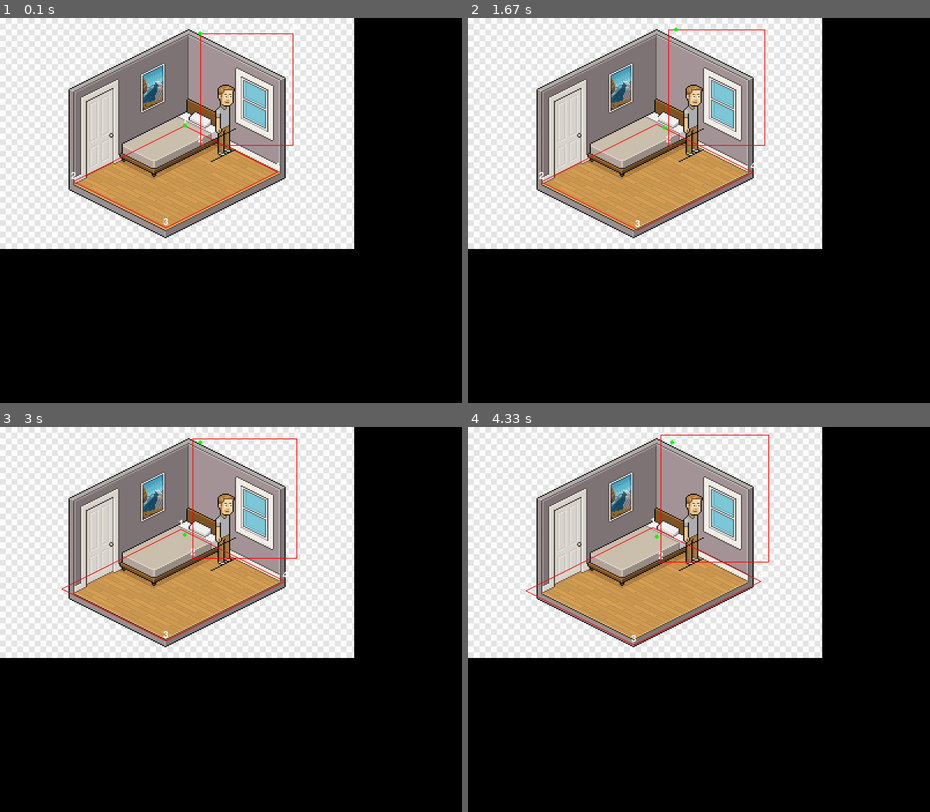
Above: before the commit, frames 1-4 (two rows, left to right).
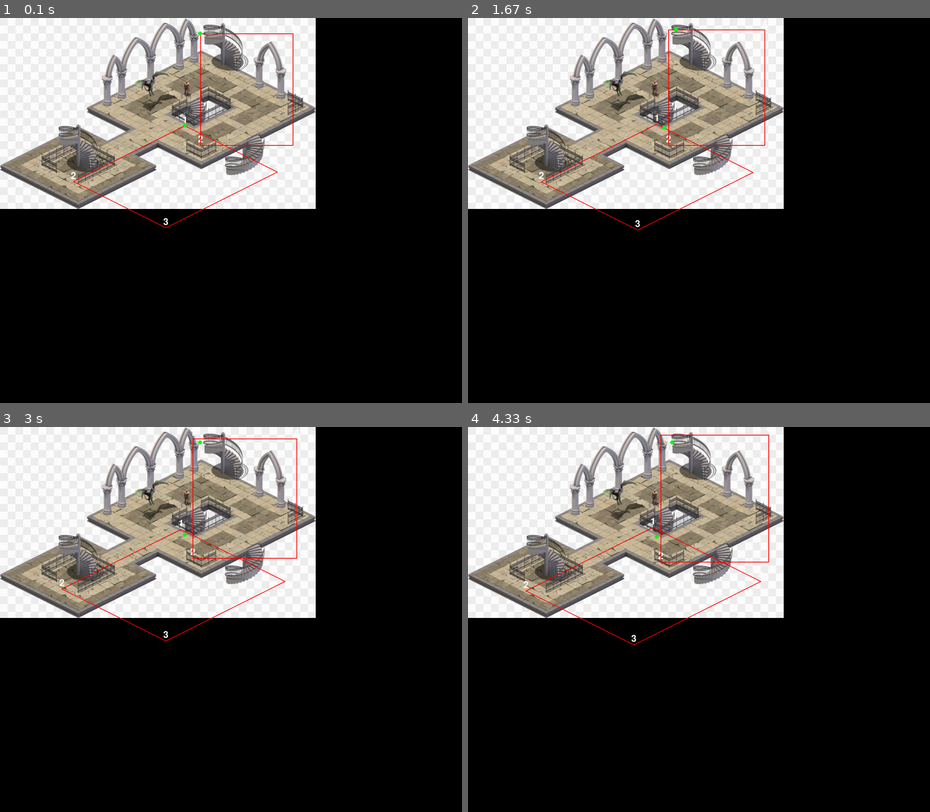
Above: after the commit, the same moments.

Repository: moises-dias/pygame-learning
Game: pygame game, started from generate_square_from_isometric.py
Same seed, same stepped clock (60 frames per second), same inputs: the game is played once before the commit and once after it.
Inputs:
- Up to frame 1 (0.1 s): no input
- Up to frame 2 (1.67 s): hold Right 0.33-0.8 s; hold Up 0.83-1.13 s; hold W 0.83-1.13 s; hold Right 1.17-1.63 s; hold D 1.17-1.63 s
- Up to frame 3 (3 s): hold Left 1.67-2.2 s; hold A 1.67-2.2 s; hold Down 2.23-2.53 s; hold S 2.23-2.53 s; hold Left 2.57-2.97 s; hold A 2.57-2.97 s
- Up to frame 4 (4.33 s): hold Up 3-3.37 s; hold W 3-3.37 s; hold Right 3.4-4.03 s; hold D 3.4-4.03 s; hold Down from 4.07 s (still down); hold S from 4.07 s (still down)

The runs differ from the first frame. In frame 1, 32% of the frame differs, in the area x 0-77%, y 0-60%; in frame 2, 32%; in frame 3, 32%; in frame 4, 32%.

Commit message:
using a more complex map to test colisions

Diff:
--- /dev/null
+++ b/assets/_isometric.txt
@@ -0,0 +1,27 @@
+squares
+[(530, 180), (530, 380), (580, 380), (580, 180)]
+[(390, 180), (390, 380), (430, 380), (430, 180)]
+[(430, 330), (430, 380), (530, 380), (530, 330)]
+[(430, 180), (430, 230), (530, 230), (530, 180)]
+[(460, 110), (460, 180), (520, 180), (520, 110)]
+[(350, 30), (350, 110), (630, 110), (630, 30)]
+[(350, -170), (350, 30), (460, 30), (460, -170)]
+[(530, -170), (530, 30), (630, 30), (630, -170)]
+[(460, -170), (460, -80), (530, -80), (530, -170)]
+
+isometrics
+[(350, 355), (150, 455), (200, 480), (400, 380)]
+[(210, 285), (10, 385), (50, 405), (250, 305)]
+[(100, 380), (50, 405), (150, 455), (200, 430)]
+[(250, 305), (200, 330), (300, 380), (350, 355)]
+[(350, 285), (280, 320), (340, 350), (410, 315)]
+[(320, 190), (240, 230), (520, 370), (600, 330)]
+[(520, 90), (320, 190), (430, 245), (630, 145)]
+[(700, 180), (500, 280), (600, 330), (800, 230)]
+[(630, 145), (540, 190), (610, 225), (700, 180)]
+
+square_point
+(560, 290)
+
+isometric_point
+(270, 425)
--- /dev/null
+++ b/assets/isometric.txt
@@ -0,0 +1,27 @@
+squares
+[(530, 180), (530, 380), (580, 380), (580, 180)]
+[(390, 180), (390, 380), (430, 380), (430, 180)]
+[(430, 330), (430, 380), (530, 380), (530, 330)]
+[(430, 180), (430, 230), (530, 230), (530, 180)]
+[(460, 110), (460, 180), (520, 180), (520, 110)]
+[(350, 30), (350, 110), (630, 110), (630, 30)]
+[(350, -170), (350, 30), (460, 30), (460, -170)]
+[(530, -170), (530, 30), (630, 30), (630, -170)]
+[(460, -170), (460, -80), (530, -80), (530, -170)]
+
+isometrics
+[(350, 355), (150, 455), (200, 480), (400, 380)]
+[(210, 285), (10, 385), (50, 405), (250, 305)]
+[(100, 380), (50, 405), (150, 455), (200, 430)]
+[(250, 305), (200, 330), (300, 380), (350, 355)]
+[(350, 285), (280, 320), (340, 350), (410, 315)]
+[(320, 190), (240, 230), (520, 370), (600, 330)]
+[(520, 90), (320, 190), (430, 245), (630, 145)]
+[(700, 180), (500, 280), (600, 330), (800, 230)]
+[(630, 145), (540, 190), (610, 225), (700, 180)]
+
+square_point
+(560, 290)
+
+isometric_point
+(270, 425)
--- a/generate_square_from_isometric.py
+++ b/generate_square_from_isometric.py
@@ -10,8 +10,8 @@
 screen = pygame.display.set_mode((SCREEN_WIDTH, SCREEN_HEIGHT))
 clock = pygame.time.Clock()
 font = pygame.font.Font(None, 36)
-img_name = "simple_isometric"
-img_extension = "png"
+img_name = "isometric"
+img_extension = "jpg"
 image = pygame.image.load(f"assets/{img_name}.{img_extension}")
 image_rect = image.get_rect()
 
--- a/movement_refactor.py
+++ b/movement_refactor.py
@@ -7,17 +7,31 @@
 SCREEN_HEIGHT = 800
 
 squares_1 = [
-    [(520, 40), (520, 330), (760, 330), (760, 40)],
-    [(760, 40), (760, 170), (880, 170), (880, 40)]
+[(530, 180), (530, 380), (580, 380), (580, 180)],
+[(390, 180), (390, 380), (430, 380), (430, 180)],
+[(430, 330), (430, 380), (530, 380), (530, 330)],
+[(430, 180), (430, 230), (530, 230), (530, 180)],
+[(460, 110), (460, 180), (520, 180), (520, 110)],
+[(350, 30), (350, 110), (630, 110), (630, 30)],
+[(350, -170), (350, 30), (460, 30), (460, -170)],
+[(530, -170), (530, 30), (630, 30), (630, -170)],
+[(460, -170), (460, -80), (530, -80), (530, -170)]
 ]
 
 
 isometrics = [
-    [(480, 280), (190, 425), (430, 545), (720, 400)],
-    [(720, 400), (590, 465), (710, 525), (840, 460)]
+[(350, 355), (150, 455), (200, 480), (400, 380)],
+[(210, 285), (10, 385), (50, 405), (250, 305)],
+[(100, 380), (50, 405), (150, 455), (200, 430)],
+[(250, 305), (200, 330), (300, 380), (350, 355)],
+[(350, 285), (280, 320), (340, 350), (410, 315)],
+[(320, 190), (240, 230), (520, 370), (600, 330)],
+[(520, 90), (320, 190), (430, 245), (630, 145)],
+[(700, 180), (500, 280), (600, 330), (800, 230)],
+[(630, 145), (540, 190), (610, 225), (700, 180)]
 ]
 
-square_point = (660, 200)
+square_point = (560, 290)
 walker_x = square_point[0]
 walker_y = square_point[1]
 new_walker_x_v = 0
@@ -25,7 +39,7 @@
 new_walker_x_h = 0
 new_walker_y_h = 0
 
-isometric_point = (460.0, 430.0)
+isometric_point = (270, 425)
 isometric_walker_x = isometric_point[0]
 isometric_walker_y = isometric_point[1]
 isometric_new_walker_x = 0
@@ -34,7 +48,7 @@
 screen = pygame.display.set_mode((SCREEN_WIDTH, SCREEN_HEIGHT))
 clock = pygame.time.Clock()
 font = pygame.font.Font(None, 36)
-image = pygame.image.load("assets/simple_isometric.png")
+image = pygame.image.load("assets/isometric.jpg")
 image_rect = image.get_rect()
 
 velocity = 2
@@ -151,17 +165,18 @@
     screen.blit(image, image_rect)
 
 
+
+    # pygame.draw.circle(screen, (0, 255, 0), square_point, 5)
+    # pygame.draw.circle(screen, (0, 255, 0), isometric_point, 5)
+
     square_point_to_draw = (walker_x, walker_y)
-
-    pygame.draw.circle(screen, (0, 255, 0), square_point, 5)
-    pygame.draw.circle(screen, (0, 255, 0), isometric_point, 5)
     pygame.draw.circle(screen, (0, 0, 0), square_point_to_draw, 15)
-    pygame.draw.circle(screen, (0, 0, 0), (isometric_walker_x, isometric_walker_y), 15)
 
     for v in isometrics:
         pygame.draw.polygon(screen, (0, 255, 0), v, 2)
+    pygame.draw.circle(screen, (0, 0, 0), (isometric_walker_x, isometric_walker_y), 15)
     for v in squares_1:
-        pygame.draw.polygon(screen, (0, 255, 0), v, 2)
+        pygame.draw.polygon(screen, (0, 0, 255), v, 2)
         # pygame.draw.polygon(screen, (0, 0, 0), v)
 
 
